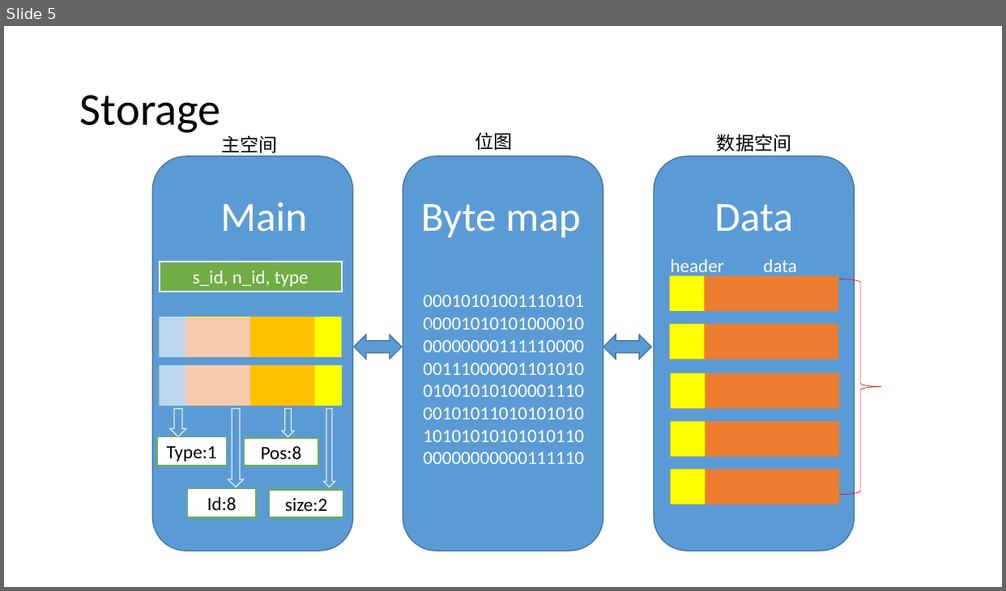
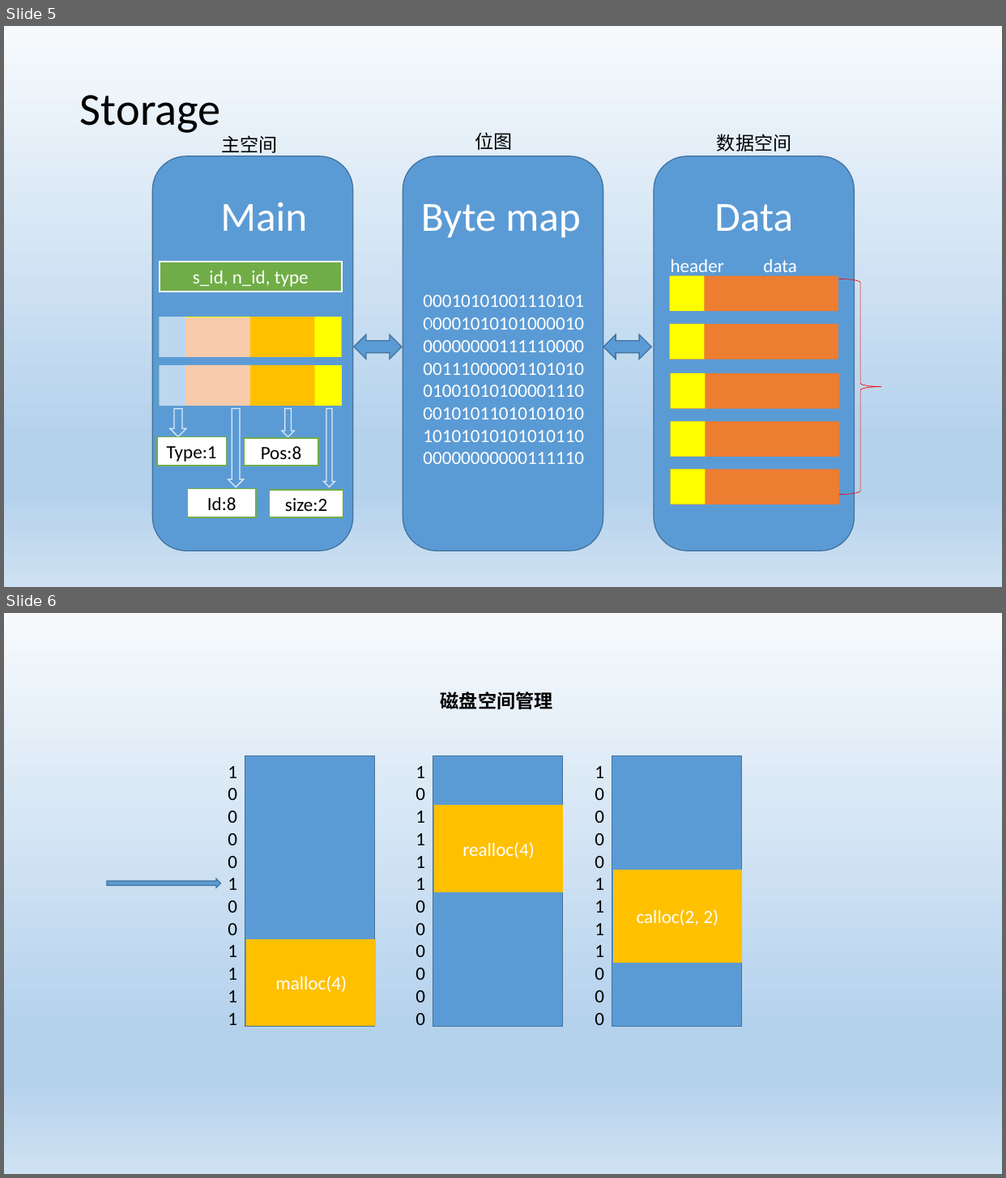
Before and after one commit to zoujunrong/weclu, a slide deck: weclu.pptx. Shown one above the other, each under a label of ours: slide 5 before the commit, slides 5 and 6 after it. The pictures are 1006x591 and 1006x1178 pixels, drawn with LibreOffice and Linux fonts; fonts in the diff are those of the drawing. Boxes give left, top, right and bottom in pixels: in the first picture for what was removed or moved away, otherwise in the second. Text is boxed around its words. In the diff, an @@ line names an element or a change of style, - is before the commit and + after.

```diff
--- a/weclu.pptx
+++ b/weclu.pptx
@@ slide 6 added at (x1=4, y1=613, x2=1002, y2=1174), background gradient #F7FAFD to #B5D2EC to #CEE1F2 @@
@@ text added at (x1=441, y1=692, x2=553, y2=709), 18 pt, text #000000, bold @@
+磁盘空间管理
@@ rectangle added at (x1=245, y1=756, x2=374, y2=1026), fill #5B9BD5, outline #43739E 1 pt @@
@@ rectangle added at (x1=433, y1=756, x2=562, y2=1026), fill #5B9BD5, outline #43739E 1 pt @@
@@ rectangle added at (x1=612, y1=756, x2=742, y2=1026), fill #5B9BD5, outline #43739E 1 pt @@
@@ text added at (x1=228, y1=766, x2=237, y2=1025), 18 pt, text #000000 @@
+1
+0
+0
+0
+0
+1
+0
+0
+1
+1
+1
+1
@@ text added at (x1=415, y1=766, x2=425, y2=1025), 18 pt, text #000000 @@
+1
+0
+1
+1
+1
+1
+0
+0
+0
+0
+0
+0
@@ text added at (x1=594, y1=766, x2=604, y2=1025), 18 pt, text #000000 @@
+1
+0
+0
+0
+0
+1
+1
+1
+1
+0
+0
+0
@@ rectangle added at (x1=434, y1=806, x2=563, y2=892), fill #FFC000, 18 pt, text #FFFFFF @@
+realloc(4)
@@ right arrow added at (x1=107, y1=879, x2=220, y2=888), fill #5B9BD5, outline #43739E 1 pt @@
@@ rectangle added at (x1=613, y1=870, x2=742, y2=963), fill #FFC000, 18 pt, text #FFFFFF @@
+calloc(2, 2)
@@ rectangle added at (x1=246, y1=939, x2=376, y2=1026), fill #FFC000, 18 pt, text #FFFFFF @@
+malloc(4)
@@ slide 5 changed as well @@
@@ background #FFFFFF to gradient #F7FAFD to #B5D2EC to #CEE1F2 @@
```
Also in this commit, not shown: 12 other slides changed, 7 other slides added, 1 slide removed, 9 other files.
